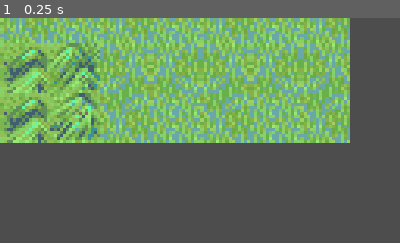
Above: before the commit, frame 1.
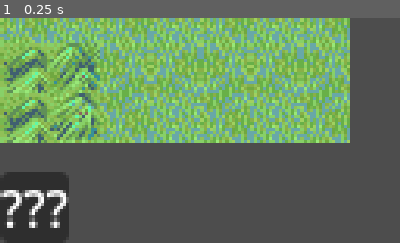
Above: after the commit, the same moment.

Repository: VannishCodes/TacProjV3
Game: Godot game, scene res://scenes/test_levels/game.tscn
Two runs of this game, one before a commit and one after it. Both use one fixed random seed, a clock stepped at 60 frames per second and the inputs below. The project has no main scene, so this scene is started directly.
Inputs:
- Up to frame 1 (0.25 s): no input
The pictures show only the part of the screen within x 0-50%, y 50-100%; the shares and areas given below are measured in that part.

The runs differ from the first frame. In frame 1, 4.9% of the frame differs, in the area x 0-18%, y 68-100%.

Commit message:
Added character info UI

Diff:
--- /dev/null
+++ b/scenes/UI/character_info_ui.gd
@@ -0,0 +1 @@
+extends PanelContainer
--- /dev/null
+++ b/scenes/UI/character_info_ui.tscn
@@ -0,0 +1,15 @@
+[gd_scene format=3 uid="uid://cnefm41evaxdu"]
+
+[node name="Character Info UI" type="PanelContainer"]
+anchors_preset = 15
+anchor_right = 1.0
+anchor_bottom = 1.0
+offset_right = -960.0
+offset_bottom = -552.0
+grow_horizontal = 2
+grow_vertical = 2
+
+[node name="Label" type="Label" parent="."]
+layout_mode = 2
+text = "???"
+horizontal_alignment = 1
--- a/scenes/grid/grid.gd
+++ b/scenes/grid/grid.gd
@@ -55,7 +55,6 @@
 		cursor.global_position += global_direction
 		on_cursor_moved.emit(cursor.global_position)
 
-#Needs changes
 func get_active_characters() -> Array[Character]:
 	var active_characters : Array[Character] = []
 	for node in $Characters.get_children():
--- a/scenes/test_levels/game.tscn
+++ b/scenes/test_levels/game.tscn
@@ -8,6 +8,8 @@
 [ext_resource type="PackedScene" uid="uid://b7vxdo4pvhqcq" path="res://scenes/UI/tile_info_ui.tscn" id="5_vgchg"]
 [ext_resource type="PackedScene" uid="uid://c75wm7hqpalfb" path="res://scenes/characters/character.tscn" id="5_ykiy5"]
 [ext_resource type="PackedScene" uid="uid://d0bhxfpj0ooiv" path="res://scenes/UI/gameplay_menu.tscn" id="6_u67tw"]
+[ext_resource type="PackedScene" uid="uid://cnefm41evaxdu" path="res://scenes/UI/character_info_ui.tscn" id="9_srhbb"]
+[ext_resource type="Script" uid="uid://b8w6sca06v8ou" path="res://scenes/UI/character_info_ui.gd" id="10_odsjx"]
 
 [sub_resource type="TileSetAtlasSource" id="TileSetAtlasSource_n7gwe"]
 texture = ExtResource("1_ttm66")
@@ -53,7 +55,7 @@
 
 [node name="Characters" type="Node" parent="Level/Grid"]
 
-[node name="Thief" parent="Level/Grid/Characters" instance=ExtResource("5_ykiy5")]
+[node name="Ernest, The Thief" parent="Level/Grid/Characters" instance=ExtResource("5_ykiy5")]
 position = Vector2(8, 8)
 
 [node name="Camera2D" type="Camera2D" parent="Level"]
@@ -91,4 +93,16 @@
 size_flags_horizontal = 4
 size_flags_vertical = 4
 
+[node name="Character Info UI" parent="CanvasLayer" instance=ExtResource("9_srhbb")]
+anchors_preset = 2
+anchor_top = 1.0
+anchor_right = 0.0
+offset_top = -23.0
+offset_right = 22.0
+offset_bottom = 0.0
+grow_horizontal = 1
+grow_vertical = 0
+size_flags_vertical = 8
+script = ExtResource("10_odsjx")
+
 [connection signal="on_cursor_moved" from="Level/Grid" to="CanvasLayer/Tile Info UI" method="_on_grid_on_cursor_moved"]
Not shown, added: scenes/UI/character_info_ui.gd.uid
Not shown: 1 places in scenes/test_levels/game.tscn that only renumber resources
